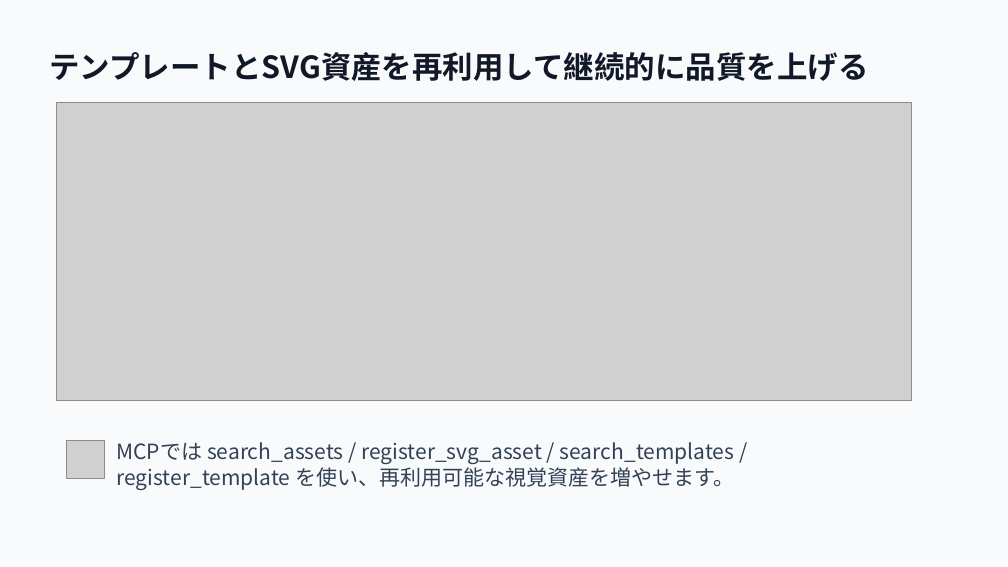
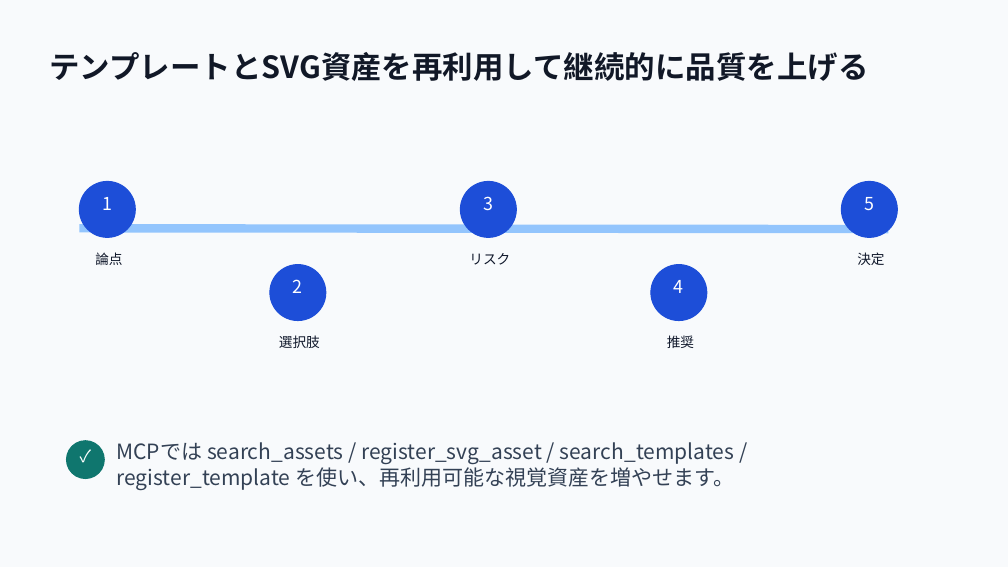
Before and after one commit to murasamelabo/pptcreater, a slide deck: slide 4 of samples/pptcreater-overview.pptx. Drawn at 1008x567 pixels with LibreOffice and Linux fonts; fonts in the diff are those of the drawing; grey boxes stand for pictures. Boxes give left, top, right and bottom in pixels: in the first picture for what was removed or moved away, otherwise in the second. Text is boxed around its words. In the diff, an @@ line names an element or a change of style, - is before the commit and + after.

```diff
--- a/samples/pptcreater-overview.pptx
+++ b/samples/pptcreater-overview.pptx
@@ picture removed at box(57, 102, 911, 401) @@
@@ ellipse added at box(79, 181, 135, 237), fill #1D4ED8, outline #1D4ED8 1 pt @@
@@ text added at box(102, 197, 112, 210), 17 pt, text #FFFFFF @@
+1
@@ ellipse added at box(461, 181, 516, 237), fill #1D4ED8, outline #1D4ED8 1 pt @@
@@ text added at box(483, 196, 493, 211), 17 pt, text #FFFFFF @@
+3
@@ ellipse added at box(842, 181, 898, 237), fill #1D4ED8, outline #1D4ED8 1 pt @@
@@ text added at box(864, 197, 874, 211), 17 pt, text #FFFFFF @@
+5
@@ line added from (79, 228) to (889, 229), #93C5FD 8 pt @@
@@ text added at box(95, 252, 122, 265), 13 pt, text #0F172A @@
+論点
@@ ellipse added at box(270, 265, 326, 321), fill #1D4ED8, outline #1D4ED8 1 pt @@
@@ text added at box(469, 253, 510, 265), 13 pt, text #0F172A @@
+リスク
@@ ellipse added at box(651, 265, 707, 321), fill #1D4ED8, outline #1D4ED8 1 pt @@
@@ text added at box(857, 252, 884, 265), 13 pt, text #0F172A @@
+決定
@@ text added at box(293, 279, 303, 293), 17 pt, text #FFFFFF @@
+2
@@ text added at box(674, 280, 684, 293), 17 pt, text #FFFFFF @@
+4
@@ text added at box(279, 335, 320, 348), 13 pt, text #0F172A @@
+選択肢
@@ text added at box(667, 335, 694, 348), 13 pt, text #0F172A @@
+推奨
@@ picture removed at box(67, 441, 104, 479) @@
@@ ellipse added at box(67, 441, 104, 479), fill #0F766E, outline #0F766E 1 pt @@
@@ text added at box(67, 446, 104, 466), 16 pt, text #FFFFFF @@
+✓
```
Also in this commit, not shown: 3 other slides changed, 20 other files.
